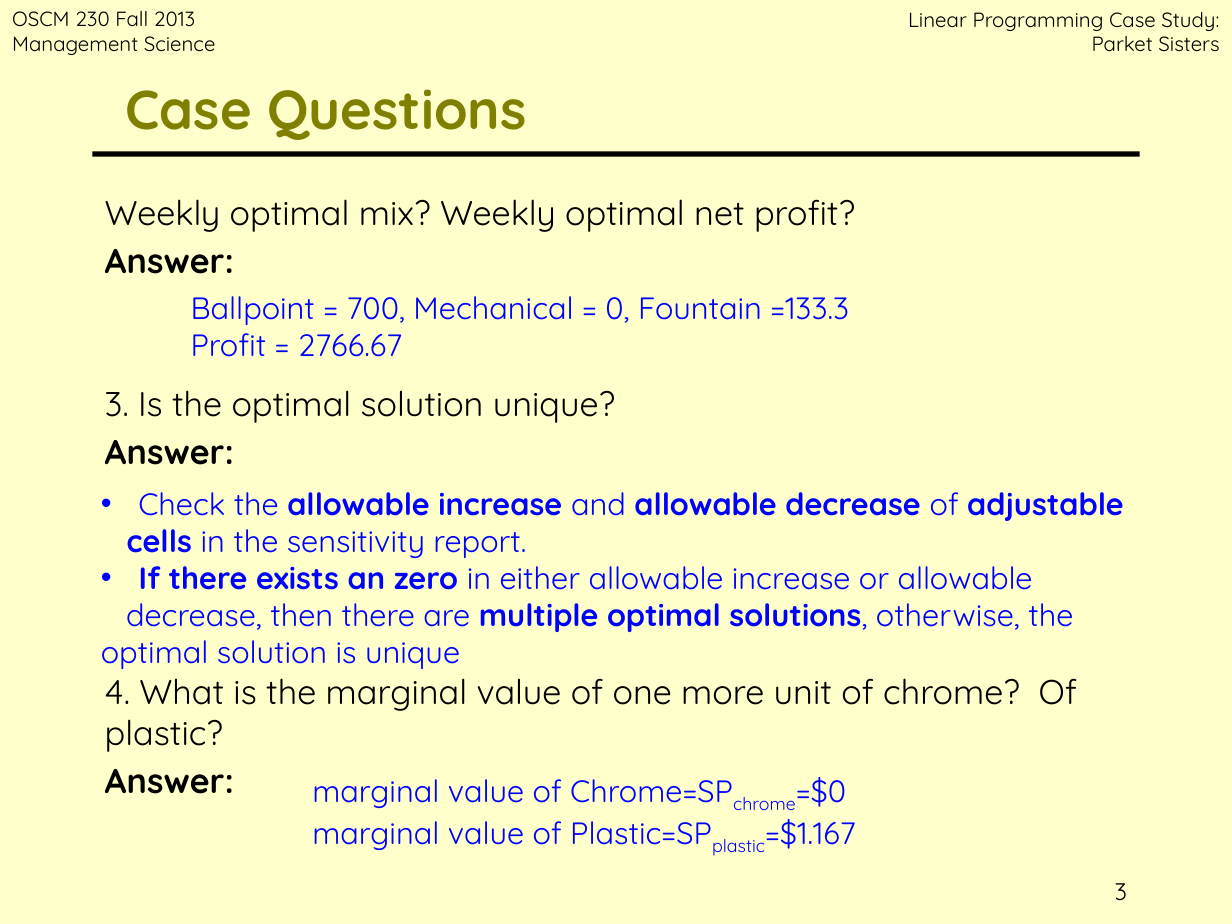
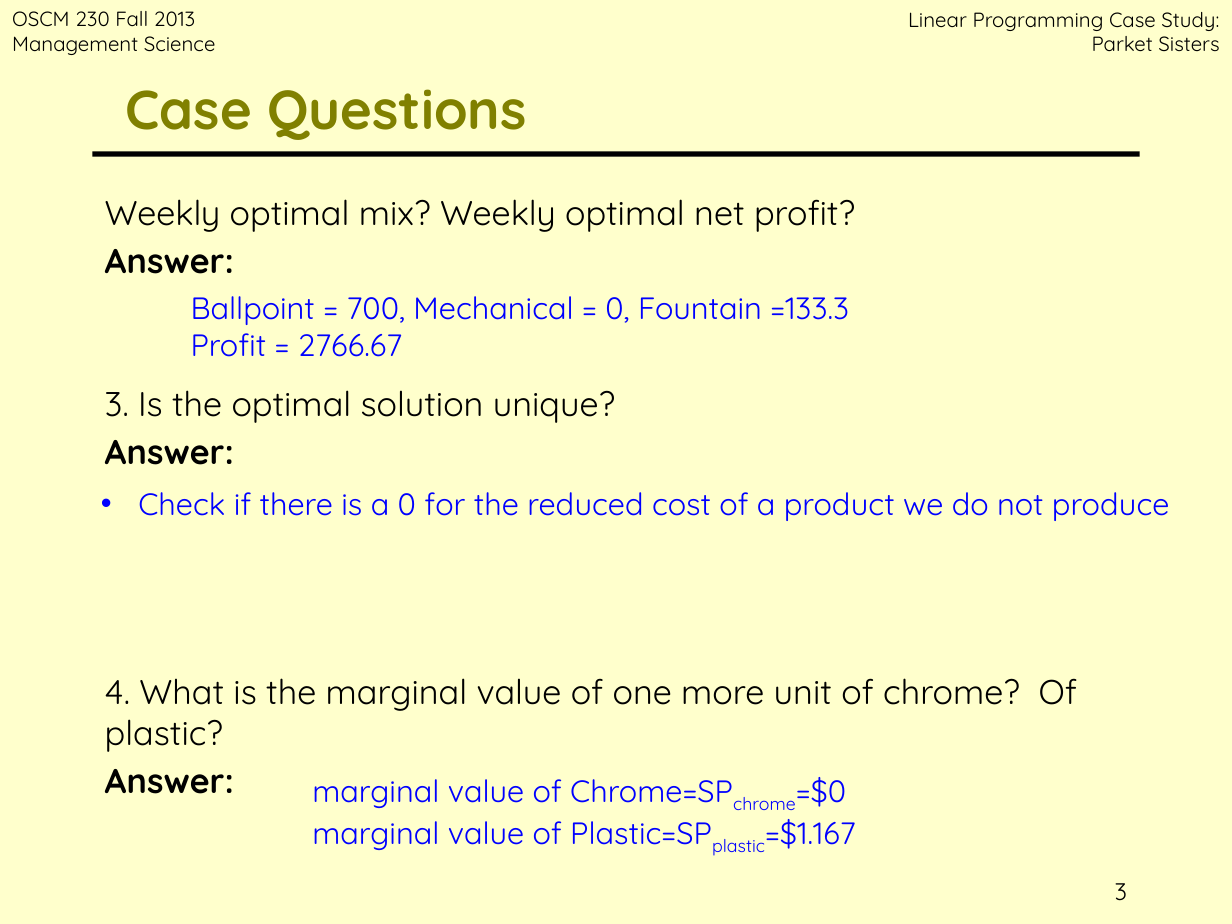
Before and after one commit to jbf232/OSCM230, a slide deck: slide 3 of Fall 2015/Lectures/Lecture 5 Parket Sisters/ParketSisters.pptx. Drawn at 1232x924 pixels with LibreOffice and Linux fonts; fonts in the diff are those of the drawing; background and template pictures are left out. Boxes give left, top, right and bottom in pixels: in the first picture for what was removed or moved away, otherwise in the second. Text is boxed around its words. In the diff, an @@ line names an element or a change of style, - is before the commit and + after.

```diff
--- a/Fall 2015/Lectures/Lecture 5 Parket Sisters/ParketSisters.pptx
+++ b/Fall 2015/Lectures/Lecture 5 Parket Sisters/ParketSisters.pptx
@@ text at (138, 492, 1169, 521): text changed @@
-• Check the allowable increase and allowable decrease of adjustable
-cells in the sensitivity report.
-• If there exists an zero in either allowable increase or allowable
-decrease, then there are multiple optimal solutions, otherwise, the
-optimal solution is unique
+• Check if there is a 0 for the reduced cost of a product we do not produce
```
Also in this commit, not shown: 50 other files.
